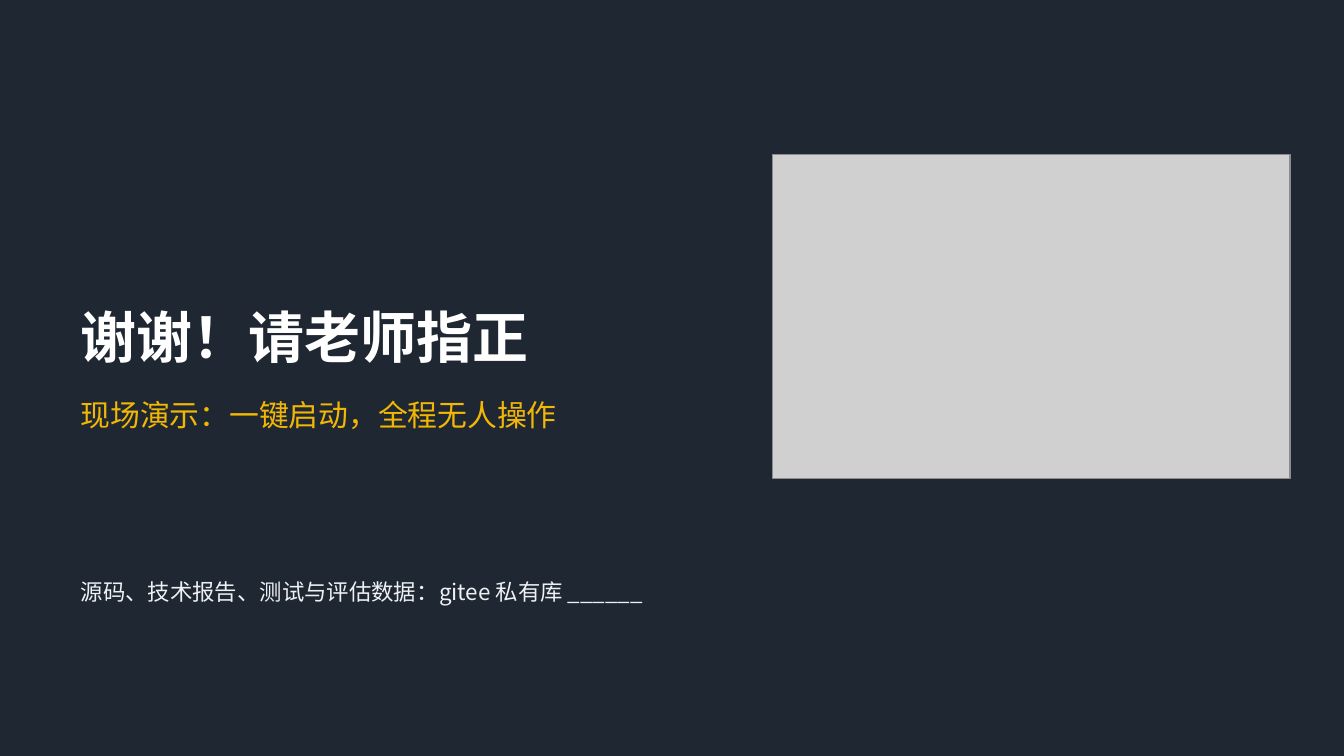
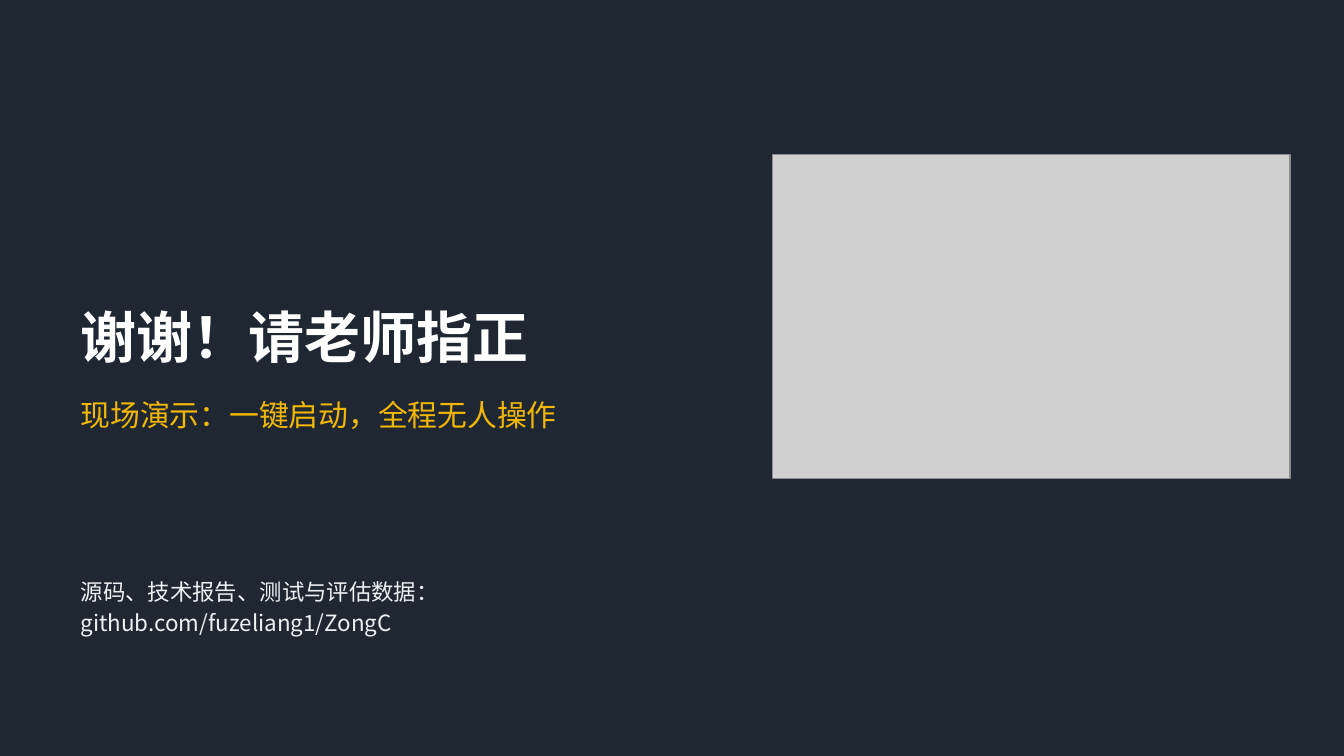
Before and after one commit to fuzeliang1/ZongC, a slide deck: slide 7 of deliverables/MiniDiDi_slides.pptx. Drawn at 1344x756 pixels with LibreOffice and Linux fonts; fonts in the diff are those of the drawing; grey boxes stand for pictures. Boxes give left, top, right and bottom in pixels: in the first picture for what was removed or moved away, otherwise in the second. Text is boxed around its words. In the diff, an @@ line names an element or a change of style, - is before the commit and + after.

```diff
--- a/deliverables/MiniDiDi_slides.pptx
+++ b/deliverables/MiniDiDi_slides.pptx
@@ text at (81,581,439,637): text changed @@
-源码、技术报告、测试与评估数据：gitee 私有库 ______
+源码、技术报告、测试与评估数据：
+github.com/fuzeliang1/ZongC
```
Also in this commit, not shown: 1 other slide changed, 15 other files.
